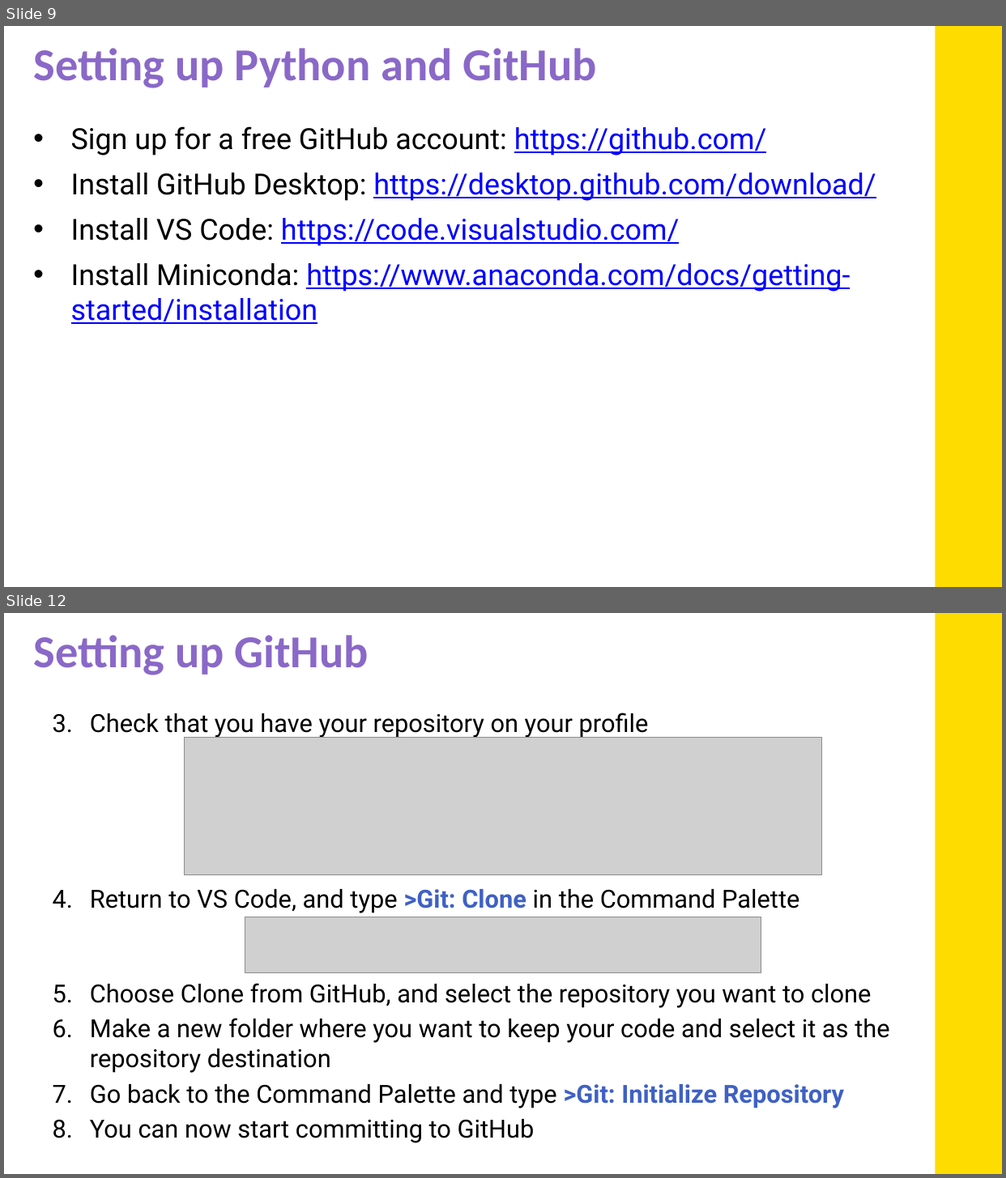
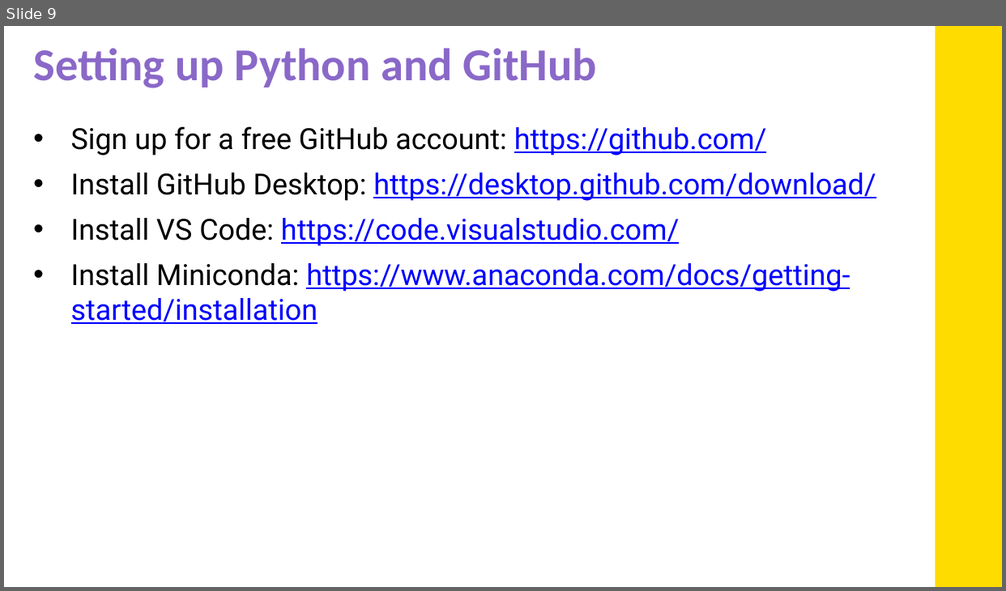
Before and after one commit to mithebell/PHYS3116_2026T3, a slide deck: Week 1/wk1_PHYS3116_2026T3_spotted_python_slides.pptx. Shown one above the other, each under a label of ours: slides 9 and 12 before the commit, slide 9 after it; the slides between them are not shown. The pictures are 1006x1178 and 1006x591 pixels, drawn with LibreOffice and Linux fonts; fonts in the diff are those of the drawing; grey boxes stand for pictures; background and template pictures are left out. Boxes give left, top, right and bottom in pixels: in the first picture for what was removed or moved away, otherwise in the second. Text is boxed around its words. In the diff, an @@ line names an element or a change of style, - is before the commit and + after.

Commit message:
added pdf to folder

```diff
--- a/Week 1/wk1_PHYS3116_2026T3_spotted_python_slides.pptx
+++ b/Week 1/wk1_PHYS3116_2026T3_spotted_python_slides.pptx
@@ slide 12 removed at box(4, 613, 1002, 1174), background #FFFFFF; not listed: 1 template element that a slide beside it also shows @@
@@ title removed at box(33, 635, 368, 675) @@
-Setting up GitHub
@@ text removed at box(90, 713, 889, 1144) @@
-  3. Check that you have your repository on your profile
-  4. Return to VS Code, and type >Git: Clone in the Command Palette
-  5. Choose Clone from GitHub, and select the repository you want to clone
-  6. Make a new folder where you want to keep your code and select it as the repository destination
-  7. Go back to the Command Palette and type >Git: Initialize Repository
-  8. You can now start committing to GitHub
@@ picture removed at box(185, 738, 822, 875) @@
@@ picture removed at box(245, 918, 761, 973) @@
```
Also in this commit, not shown: 3 slides changed, 4 slides added, 2 other slides removed, 2 other files.
